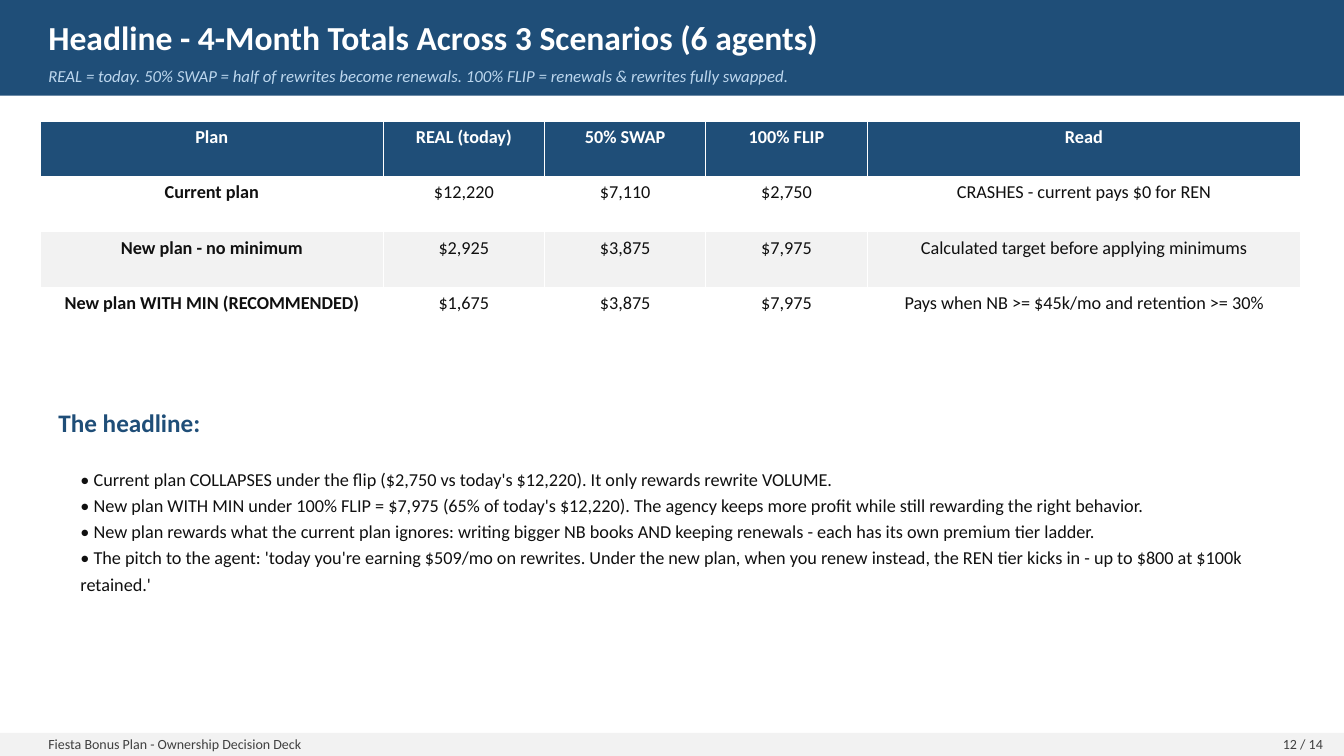
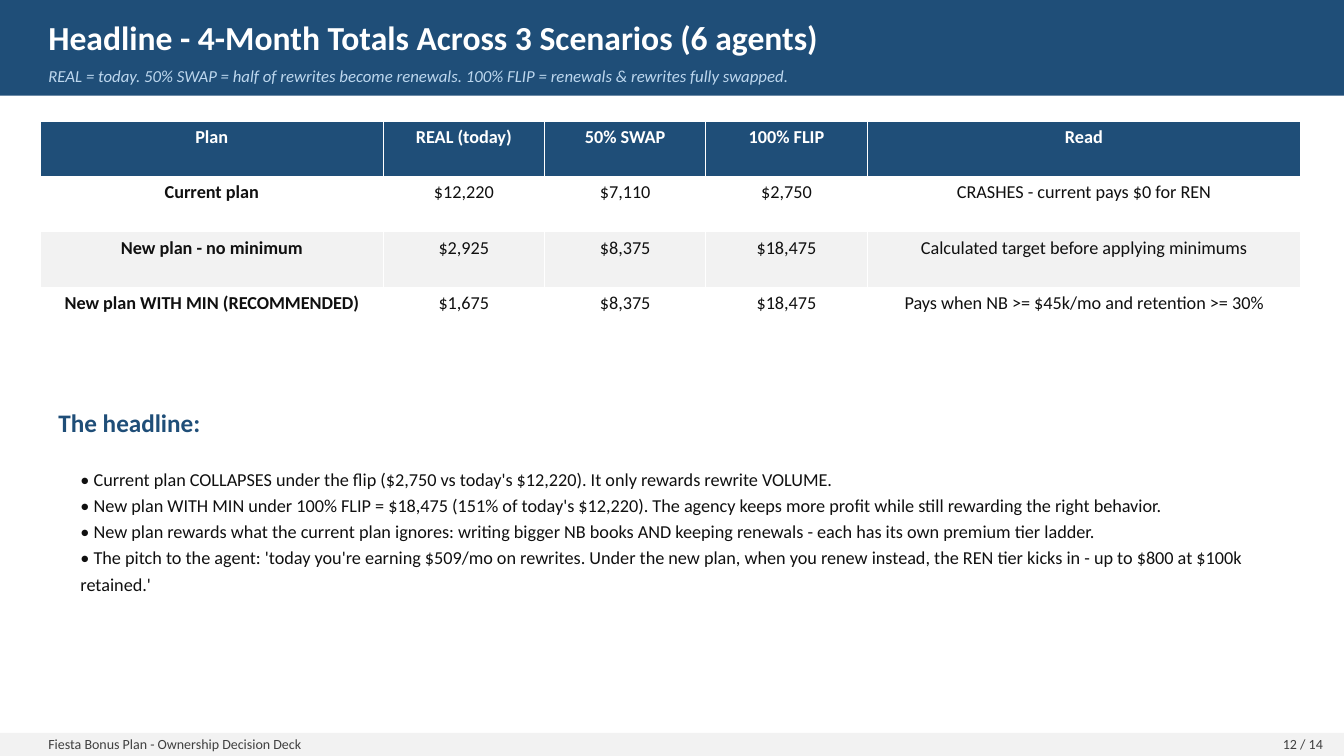
Before and after one commit to FAUS-tech/fiesta-bonus, a slide deck: slide 12 of output/Bonus_Plan_SIMPLE.pptx. Drawn at 1344x756 pixels with LibreOffice and Linux fonts; fonts in the diff are those of the drawing. Boxes give left, top, right and bottom in pixels: in the first picture for what was removed or moved away, otherwise in the second. Text is boxed around its words. In the diff, an @@ line names an element or a change of style, - is before the commit and + after.

```diff
--- a/output/Bonus_Plan_SIMPLE.pptx
+++ b/output/Bonus_Plan_SIMPLE.pptx
@@ table at (40,121,1301,343) @@
-row 3, column 3: $3,875
+row 3, column 3: $8,375
-row 3, column 4: $7,975
+row 3, column 4: $18,475
-row 4, column 3: $3,875
+row 4, column 3: $8,375
-row 4, column 4: $7,975
+row 4, column 4: $18,475
@@ text at (94,499,1162,515): text changed @@
-• New plan WITH MIN under 100% FLIP = $7,975 (65% of today's $12,220). The agency keeps more profit while still rewarding the right behavior.
+• New plan WITH MIN under 100% FLIP = $18,475 (151% of today's $12,220). The agency keeps more profit while still rewarding the right behavior.
```
Also in this commit, not shown: 6 other slides changed, 3 other files.
